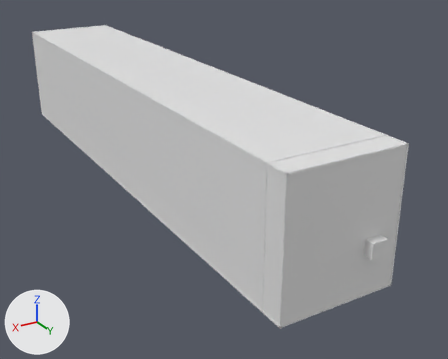
Two versions of the Blender file assets/models/EditableWallsBlender/Room27Walls.blend, one commit apart.
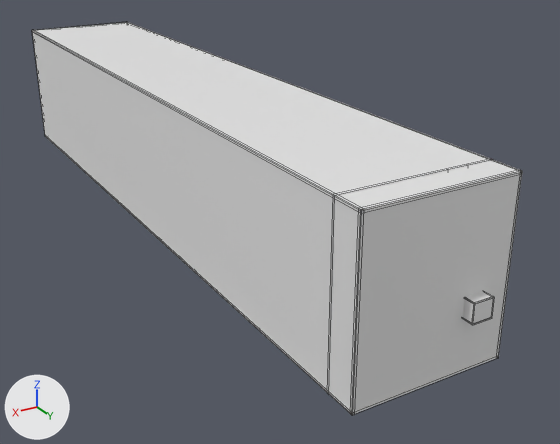
Each version is shown whole from a camera (50 mm lens) standing at (88.1, 218.6, 83.2) and looking at (-14.0, 48.4, -1.9), then close up from a camera (50 mm lens) standing at (84.4, 213.0, 79.6) and looking at (19.9, 105.5, 25.8). Arrows for +X, +Y and +Z are at lower left; the lights stay in place. The first two pictures are the older version. The close-ups show mesh edges as thin lines.

The scene before the commit, as lines of its bpy script (objects in view):
```python
ob_ref_002_leftwall = bpy.data.objects.new('REF_002_LeftWall', me_ref_002_leftwall_mesh)
ob_ref_002_leftwall.location = (-17.0, 30.0, 15.5)
ob_ref_003_rightwall = bpy.data.objects.new('REF_003_RightWall', me_ref_003_rightwall_mesh)
ob_ref_003_rightwall.location = (17.0, 30.0, 15.5)
ob_ref_005_exitwall = bpy.data.objects.new('REF_005_ExitWall', me_ref_005_exitwall_mesh)
ob_ref_005_exitwall.location = (0.0, 125.0, 15.5)
ob_ref_018_exitcorridorceiling = bpy.data.objects.new('REF_018_ExitCorridorCeiling', me_ref_018_exitcorridorceiling_mesh)
ob_ref_018_exitcorridorceiling.location = (-9.0, 122.9, 12.5)
ob_ref_018_exitcorridorceiling.scale = (1.29, 0.99, 1.0)
ob_ref_020_exitcorridorrightwall = bpy.data.objects.new('REF_020_ExitCorridorRightWall', me_ref_020_exitcorridorrightwall_mesh)
ob_ref_020_exitcorridorrightwall.location = (-6.8, 122.6, 10.4)
ob_ref_021_exitcorridorendwall = bpy.data.objects.new('REF_021_ExitCorridorEndWall', me_ref_021_exitcorridorendwall_mesh)
ob_ref_021_exitcorridorendwall.location = (-9.0, 127.8, 10.4)
ob_ref_021_exitcorridorendwall.scale = (1.14, 1.0, 1.06)
ob_ref_024_exitdoorbackingleft = bpy.data.objects.new('REF_024_ExitDoorBackingLeft', me_ref_024_exitdoorbackingleft_mesh)
ob_ref_024_exitdoorbackingleft.location = (-14.3, 118.1, 15.5)
ob_ref_025_exitdoorbackingright = bpy.data.objects.new('REF_025_ExitDoorBackingRight', me_ref_025_exitdoorbackingright_mesh)
ob_ref_025_exitdoorbackingright.location = (5.3, 118.1, 15.5)
ob_ref_027_exitdoorbackingabove = bpy.data.objects.new('REF_027_ExitDoorBackingAbove', me_ref_027_exitdoorbackingabove_mesh)
ob_ref_027_exitdoorbackingabove.location = (-9.0, 118.1, 23.6)
ob_ref_027_exitdoorbackingabove.scale = (1.0, 1.0, 1.01)
# also in view: 'REF_001_Ceiling' at (0.0, 30.0, 34.2); 'REF_000_HazardFloor' at (0.0, 30.0, -3.2)
```
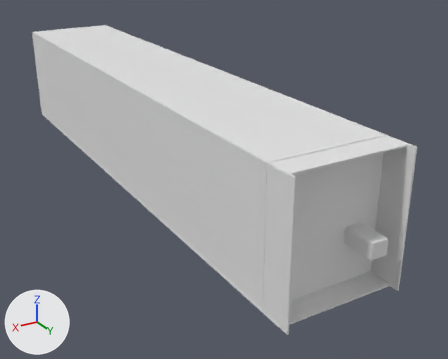
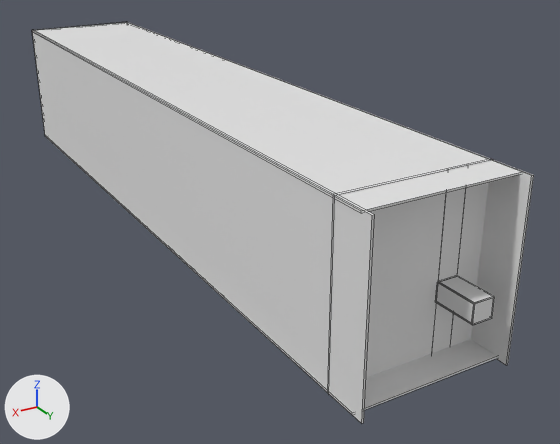
Where the newer file only moved an object's origin or applied its transform, the numbers keep the older frame.

Boxes [x1, y1, x2, y2] around the edits, measured in the close-ups (560 x 444 px):
'REF_003_RightWall', rescaled
    before: [33, 30, 364, 415]
    after: [33, 30, 375, 423]
'REF_005_ExitWall', deleted
    before: [350, 170, 521, 415]
'REF_002_LeftWall', rescaled
    before: [126, 22, 522, 359]
    after: [126, 22, 534, 365]
'REF_024_ExitDoorBackingLeft', recoloured
    both: [450, 159, 492, 347]
'REF_027_ExitDoorBackingAbove', recoloured
    both: [438, 169, 466, 281]
'REF_020_ExitCorridorRightWall', recoloured
    both: [462, 298, 474, 324]
'REF_018_ExitCorridorCeiling', recoloured, moved
    before: [465, 291, 493, 303]
    after: [438, 275, 494, 304]
'REF_000_HazardFloor', unchanged, uncovered by the edit
    before: [45, 135, 499, 415]
    after: [45, 135, 497, 415]

What changed in the scene script:
```text
Change me_ref_018_exitcorridorceiling_mesh:
    used by ob_ref_018_exitcorridorceiling; location = (-9.0, 122.9, 12.5); scale = (1.29, 0.99, 1.0)
    remove me_ref_018_exitcorridorceiling_mesh.from_pydata(...)  # 8 vertices, 6 faces; spans x -1.83..1.83, y -4.8..4.8, z -0.12..0.12
    remove me_ref_018_exitcorridorceiling_mesh.materials.append(mat_roomreferencematerial)  # white #e7e7e7
    add me_ref_018_exitcorridorceiling_mesh.from_pydata(...)  # 8 vertices, 6 faces; spans x -1.83..1.83, y -4.77..4.8, z -0.12..0.12
    edits to the shape of me_ref_018_exitcorridorceiling_mesh do not show in these pictures
    add me_ref_018_exitcorridorceiling_mesh.materials.append(mat_roomreferencematerial_003)  # white #e7e7e7
Change me_ref_020_exitcorridorrightwall_mesh:
    remove me_ref_020_exitcorridorrightwall_mesh.from_pydata(...)  # 8 vertices, 6 faces; spans x -0.12..0.12, y -5.12..5.12, z -2.07..2.07
    remove me_ref_020_exitcorridorrightwall_mesh.materials.append(mat_roomreferencematerial)  # white #e7e7e7
    add me_ref_020_exitcorridorrightwall_mesh.from_pydata(...)  # 8 vertices, 6 faces; spans x 0.12..0.35, y -4.31..5.16, z -2.05..2.09
    edits to the shape of me_ref_020_exitcorridorrightwall_mesh do not show in these pictures
    add me_ref_020_exitcorridorrightwall_mesh.materials.append(mat_roomreferencematerial_003)  # white #e7e7e7
Change me_ref_021_exitcorridorendwall_mesh:
    where me_ref_021_exitcorridorendwall_mesh.from_pydata(...)  # 8 vertices, 6 faces; spans x -2.07..2.07, y -0.12..0.12, z -2.07..2.07
    remove me_ref_021_exitcorridorendwall_mesh.materials.append(mat_roomreferencematerial)  # white #e7e7e7
    add me_ref_021_exitcorridorendwall_mesh.materials.append(mat_roomreferencematerial_003)  # white #e7e7e7
Change me_ref_024_exitdoorbackingleft_mesh:
    where me_ref_024_exitdoorbackingleft_mesh.from_pydata(...)  # 8 vertices, 6 faces; spans x -3.0..3.0, y -0.2..0.2, z -19.1..19.1
    remove me_ref_024_exitdoorbackingleft_mesh.materials.append(mat_roomreferencematerial)  # white #e7e7e7
    add me_ref_024_exitdoorbackingleft_mesh.materials.append(mat_roomreferencematerial_003)  # white #e7e7e7
Change me_ref_025_exitdoorbackingright_mesh:
    where me_ref_025_exitdoorbackingright_mesh.from_pydata(...)  # 8 vertices, 6 faces; spans x -12.0..12.0, y -0.2..0.2, z -19.1..19.1
    remove me_ref_025_exitdoorbackingright_mesh.materials.append(mat_roomreferencematerial)  # white #e7e7e7
    add me_ref_025_exitdoorbackingright_mesh.materials.append(mat_roomreferencematerial_003)  # white #e7e7e7
Change me_ref_027_exitdoorbackingabove_mesh:
    where me_ref_027_exitdoorbackingabove_mesh.from_pydata(...)  # 8 vertices, 6 faces; spans x -2.3..2.3, y -0.2..0.2, z -10.9..10.9
    remove me_ref_027_exitdoorbackingabove_mesh.materials.append(mat_roomreferencematerial)  # white #e7e7e7
    add me_ref_027_exitdoorbackingabove_mesh.materials.append(mat_roomreferencematerial_003)  # white #e7e7e7
Change me_ref_002_leftwall_mesh:
    remove me_ref_002_leftwall_mesh.from_pydata(...)  # 8 vertices, 6 faces; spans x 0.0, y -95.0..95.0, z -19.0..19.0
    add me_ref_002_leftwall_mesh.from_pydata(...)  # 8 vertices, 6 faces; spans x 0.0, y -95.0..98.0, z -19.0..19.0
    me_ref_002_leftwall_mesh part 1: the whole mesh is scaled about its middle by (1, 1.01, 1), then moved by (0.0, 1.0, 0.0)
Change me_ref_003_rightwall_mesh:
    remove me_ref_003_rightwall_mesh.from_pydata(...)  # 8 vertices, 6 faces; spans x 0.0, y -95.0..95.0, z -19.0..19.0
    add me_ref_003_rightwall_mesh.from_pydata(...)  # 8 vertices, 6 faces; spans x 0.0, y -95.0..98.0, z -19.0..19.0
    me_ref_003_rightwall_mesh part 2: the whole mesh is scaled about its middle by (1, 1.01, 1), then moved by (0.0, 1.0, 0.0)
Change ob_ref_018_exitcorridorceiling:
    ob_ref_018_exitcorridorceiling.location: (-9.0, 122.9, 12.5) -> (-9.0, 123.0, 12.6)
Remove ob_ref_005_exitwall:
    ob_ref_005_exitwall = bpy.data.objects.new('REF_005_ExitWall', me_ref_005_exitwall_mesh)
```
